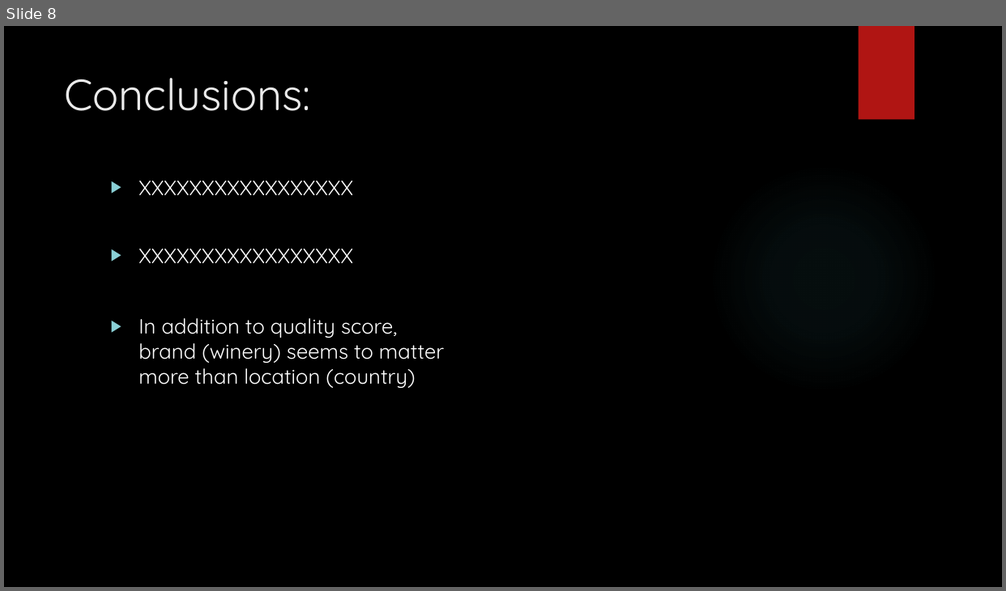
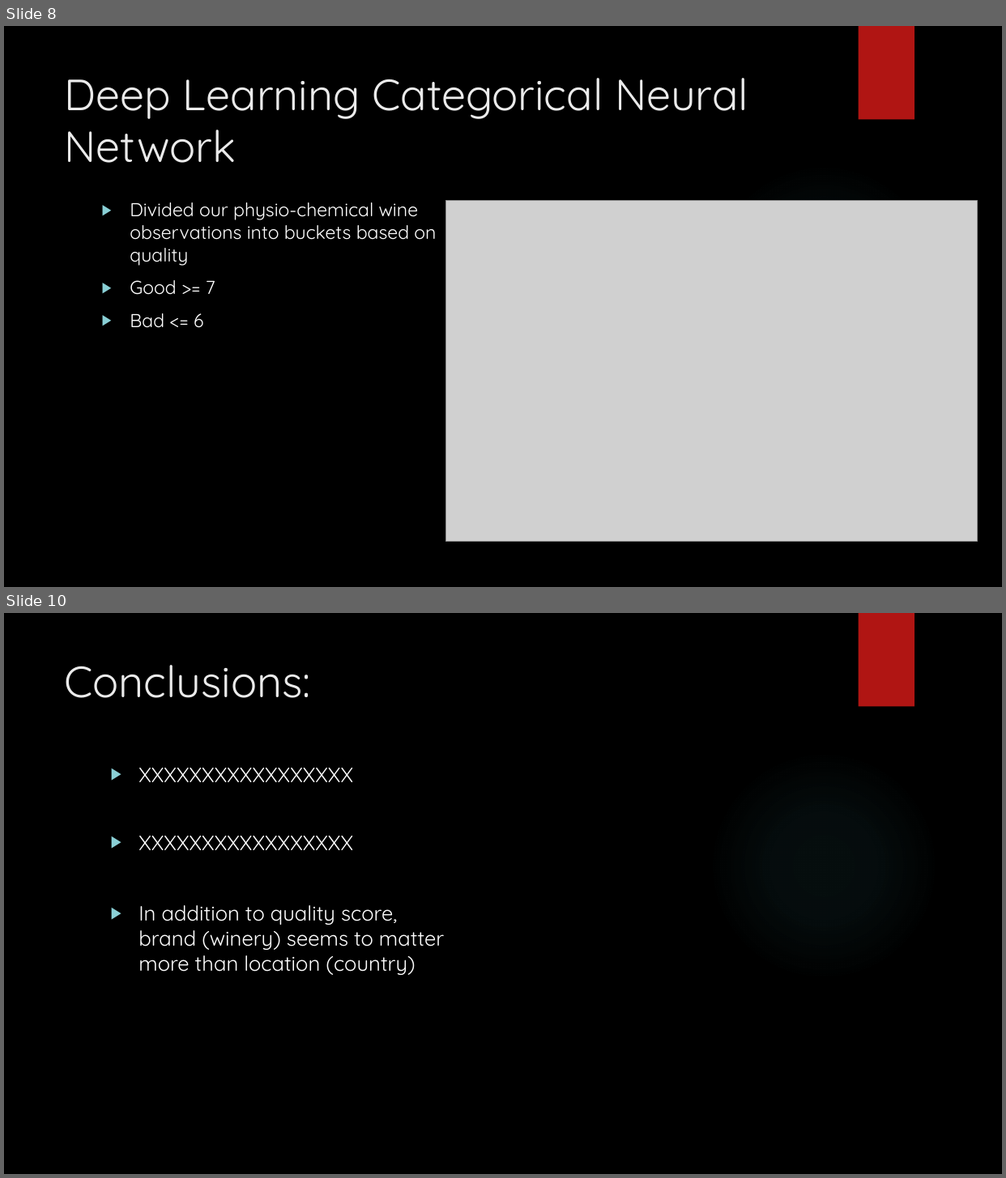
Before and after one commit to chengh8/Final-Project, a slide deck: Presentation/Price_presentation.pptx. Shown one above the other, each under a label of ours: slide 8 before the commit, slides 8 and 10 after it; the slides between them are not shown. The pictures are 1006x591 and 1006x1178 pixels, drawn with LibreOffice and Linux fonts; fonts in the diff are those of the drawing; grey boxes stand for pictures; background and template pictures are left out. Boxes give left, top, right and bottom in pixels: in the first picture for what was removed or moved away, otherwise in the second. Text is boxed around its words. In the diff, an @@ line names an element or a change of style, - is before the commit and + after.

```diff
--- a/Presentation/Price_presentation.pptx
+++ b/Presentation/Price_presentation.pptx
@@ slide 8 added at [4,26,1002,587], background picture (left out); not listed: 2 template elements that a slide beside it also shows @@
@@ title added at [65,78,748,163], 42 pt, text #EBEBEB @@
+Deep Learning Categorical Neural Network
@@ text added at [130,203,436,328], 18 pt, text #FFFFFF @@
+▶ Divided our physio-chemical wine observations into buckets based on quality
+▶ Good >= 7
+▶ Bad <= 6
@@ picture added at [445,201,978,542] @@
@@ what was slide 8 is now slide 10 @@
```
Also in this commit, not shown: 1 other slide added.
